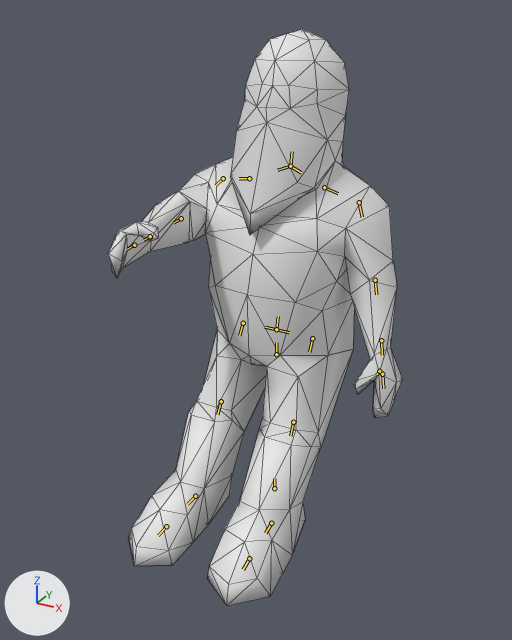
A saved change to the Blender file assets-src/rooms/tavern/creature-clips/Dwarf1.blend.
Both versions are drawn from a 50 mm camera at (0.436, -0.845, 0.739) aimed at (0.008, -0.067, 0.35). Every picture has the same lights, and +X, +Y and +Z are marked at lower left. The older version comes first. Both versions are drawn at frame 4 of the action 'SitArmWrestle'; the numbers are the values there. The bones that change, and the others that lie on the model, are drawn over the model as lines. Mesh edges are drawn as thin lines.

Objects in the first picture: 'Dwarf1SourceMesh'.
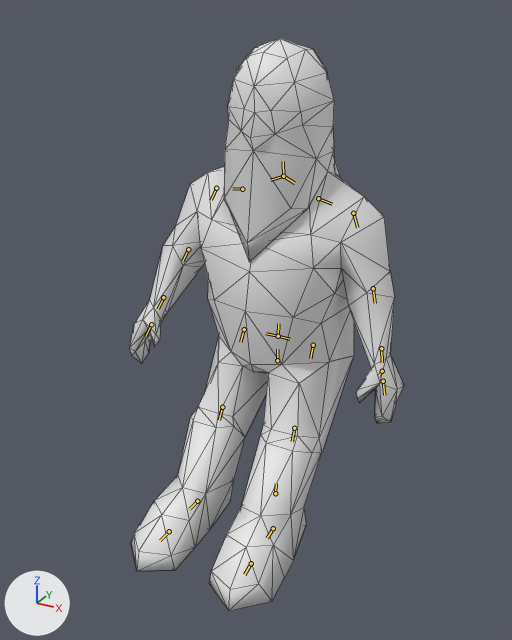
Where the change shows, as pixel boxes (x1, y1, x2, y2) in the pictures (512 x 640 px):
```json
{"object": "Dwarf1SourceMesh", "change": "posed", "before": [108, 29, 403, 606], "after": [130, 38, 404, 611], "on screen": "7% narrower"}
{"bone": "cog2", "before": "(274, 488) to (274, 478)", "after": "(275, 493) to (276, 483)"}
{"bone": "spine", "before": "(276, 329) to (278, 316)", "after": "(278, 336) to (278, 323)"}
{"bone": "arm_r", "before": "(223, 178) to (215, 185)", "after": "(216, 188) to (211, 200)"}
{"bone": "forearm_r", "before": "(181, 218) to (174, 222)", "after": "(188, 249) to (182, 261)"}
{"bone": "head", "before": "(290, 166) to (292, 151)", "after": "(283, 176) to (283, 161)"}
```

The change, as JSON lines over the scene's bpy script:
```json
{"block": "bone_cog2", "where": "bone_cog2 = bpy.data.objects['Dwarf1'].pose.bones['cog2']"}
{"op": "set", "path": "bone_cog2.location", "old": "(0.0, 0.008, -0.012)", "new": "(0.0, -0.004, -0.016)"}
{"block": "bone_spine", "where": "bone_spine = bpy.data.objects['Dwarf1'].pose.bones['spine']  # child of 'cog'"}
{"op": "set", "path": "bone_spine.rotation_quaternion", "old": "(0.998, -0.066, 0.0, -0.001)", "new": "(1.0, -0.013, 0.0, 0.0)", "note": "degrees (-8, 0, 0) -> degrees (-2, 0, 0)"}
{"block": "bone_arm_r", "where": "bone_arm_r = bpy.data.objects['Dwarf1'].pose.bones['arm_r']  # child of 'shoulder2_r'"}
{"op": "set", "path": "bone_arm_r.rotation_quaternion", "old": "(0.804, -0.292, 0.099, 0.508)", "new": "(0.988, -0.123, 0.013, 0.091)", "note": "degrees (-24, 27, 59) -> degrees (-14, 3, 10)"}
{"block": "bone_forearm_r", "where": "bone_forearm_r = bpy.data.objects['Dwarf1'].pose.bones['forearm_r']  # child of 'arm_r'"}
{"op": "set", "path": "bone_forearm_r.rotation_quaternion", "old": "(0.995, -0.103, -0.013, -0.006)", "new": "(0.998, -0.065, 0.0, -0.021)", "note": "degrees (-12, -2, 0) -> degrees (-7, 0, -2)"}
{"block": "bone_head", "where": "bone_head = bpy.data.objects['Dwarf1'].pose.bones['head']  # child of 'spine'"}
{"op": "set", "path": "bone_head.rotation_quaternion", "old": "(1.0, -0.019, 0.0, 0.0)", "new": "(0.999, 0.052, 0.0, 0.0)", "note": "degrees (-2, 0, 0) -> degrees (6, 0, 0)"}
```
